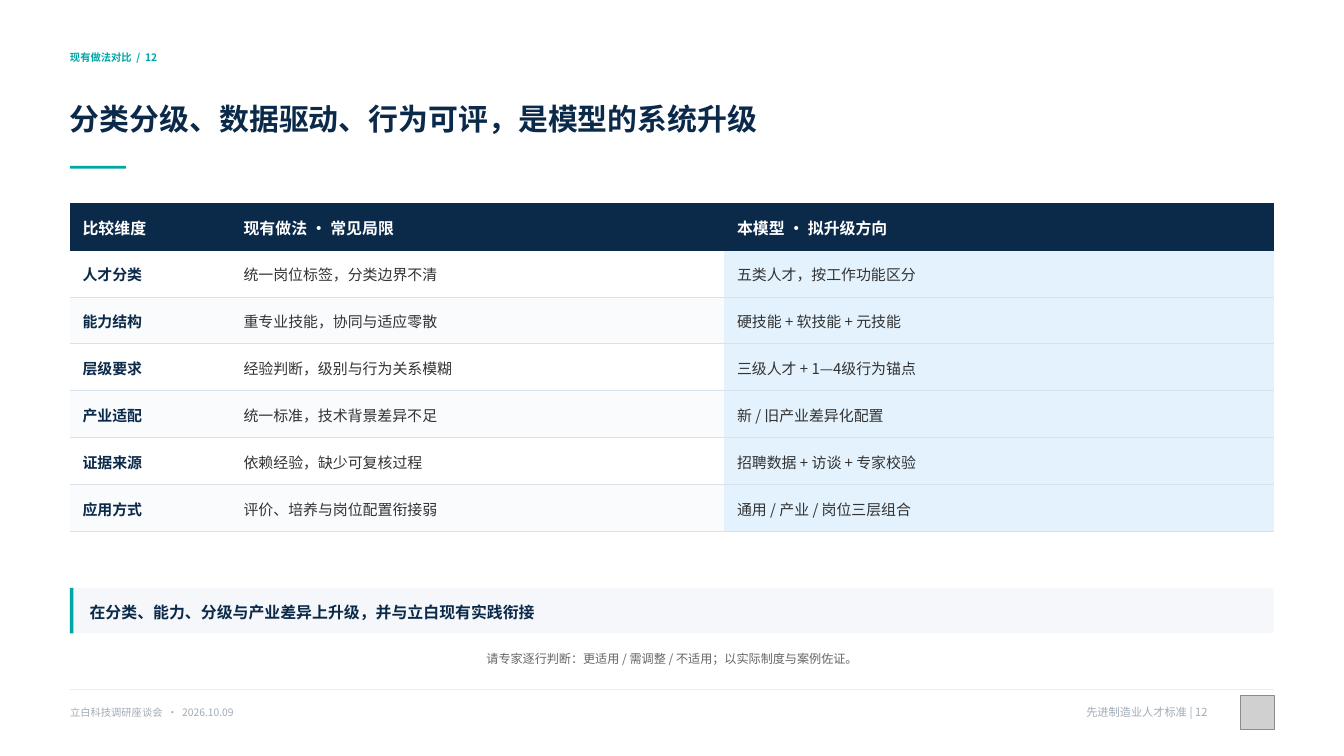
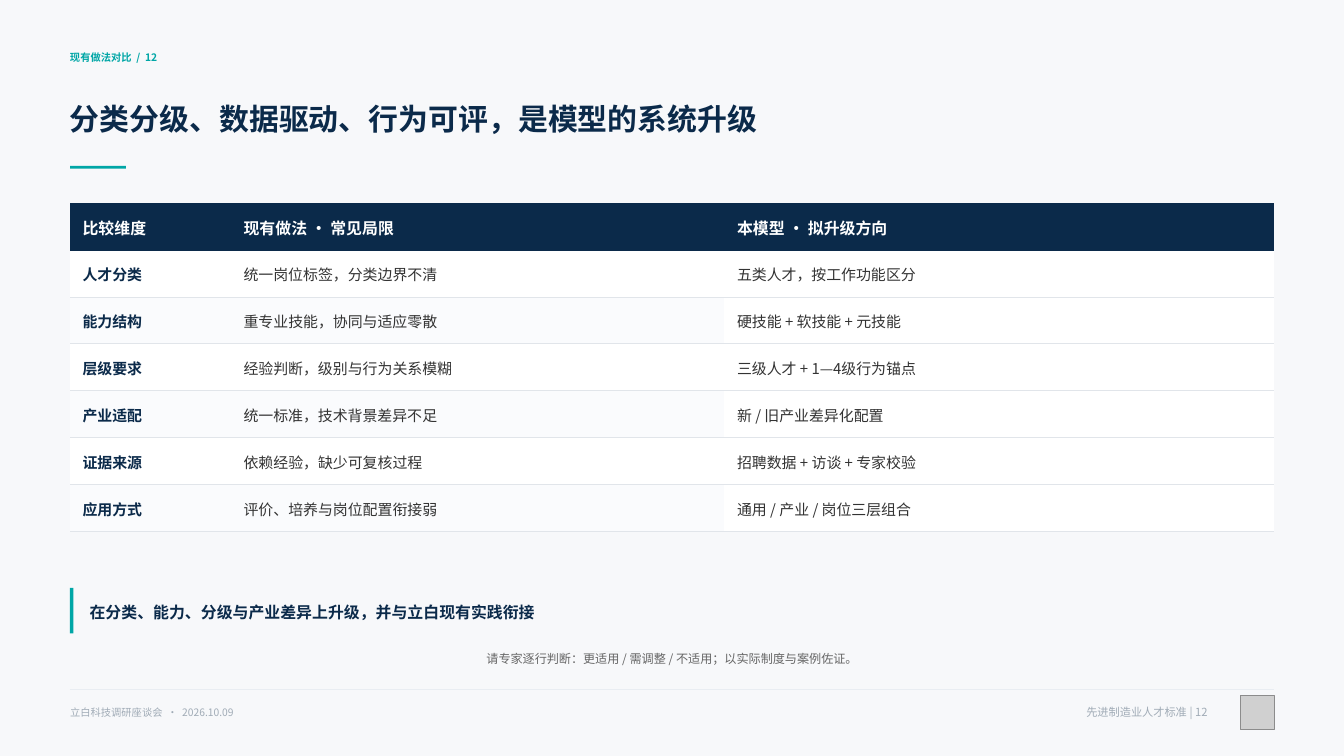
Before and after one commit to sanwenyuwochichichi-tech/ppt, a slide deck: slide 12 of deliverables/libai-competency-16-slides.pptx. Drawn at 1344x756 pixels with LibreOffice and Linux fonts; fonts in the diff are those of the drawing; grey boxes stand for pictures. Boxes give left, top, right and bottom in pixels: in the first picture for what was removed or moved away, otherwise in the second. Text is boxed around its words. In the diff, an @@ line names an element or a change of style, - is before the commit and + after.

```diff
--- a/deliverables/libai-competency-16-slides.pptx
+++ b/deliverables/libai-competency-16-slides.pptx
@@ background #FFFFFF to #F7F8FA @@
@@ table at (70, 203, 1274, 532) @@
@@ fill #E3F2FD to #FFFFFF in 6 cells @@
@@ borders changed @@
```
Also in this commit, not shown: 15 other slides changed, 7 other files.
